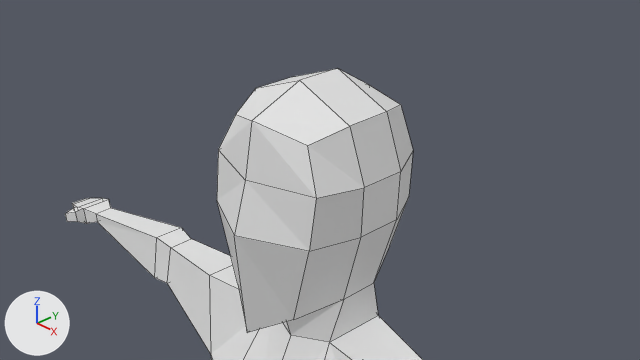
One commit to the Blender file low poly character.blend: the scene before it, then after it.
One viewpoint serves both versions: the file's camera 'Camera'. Lighting does not change. The marker at lower left points along +X, +Y and +Z. Mesh edges are drawn as thin lines.

The scene before the commit, as lines of its bpy script (objects in view):
```python
me_cube_001 = bpy.data.meshes.new('Cube.001')
me_cube_001.from_pydata(...)  # 132 vertices, 119 faces; spans x 0.0..6.7, y -1.8..1.1, z -15.7..1.3
ob_cube = bpy.data.objects.new('Cube', me_cube_001)
ob_cube.location = (0.0, 0.0, 0.0)
_m = ob_cube.modifiers.new('Mirror', 'MIRROR')
_m.use_clip = True
```
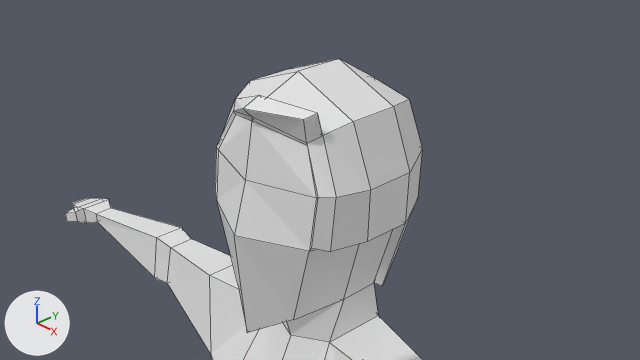
Commit message: create hair

The edits, one by one:
Mesh me_cube_002 is new.
It has 88 vertices, 87 faces and spans x -1.2..1.2, y -1.19..1.2, z -1.42..1.47.
Object 'hair' (ob_hair) is new; it shows me_cube_002.
Its location is (0.0, 0.0, 0.0).

Changed parts and their boxes (x1, y1, x2, y2) in the pictures (640 x 360 px):
'hair', added
    after: (215, 59, 422, 286)
